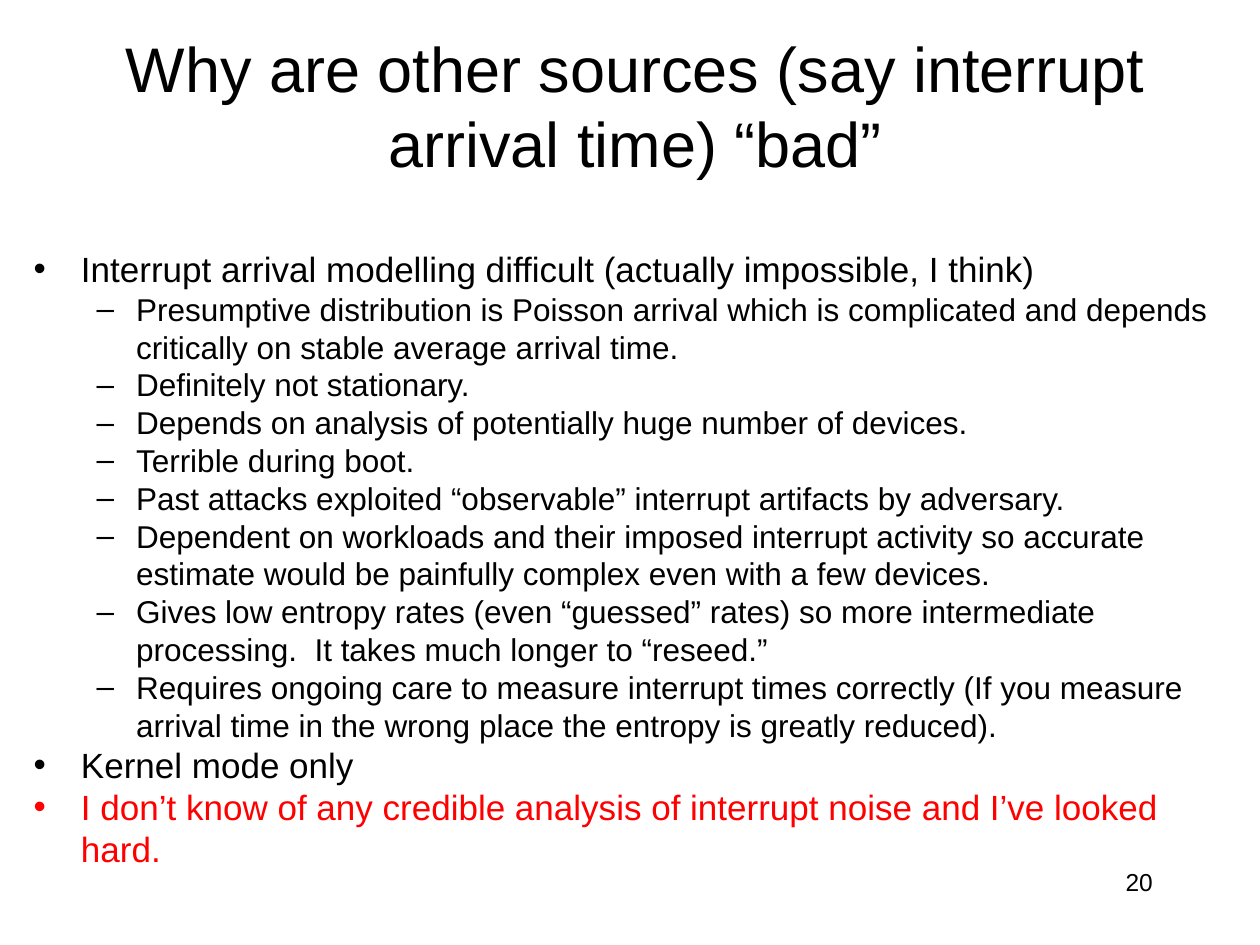
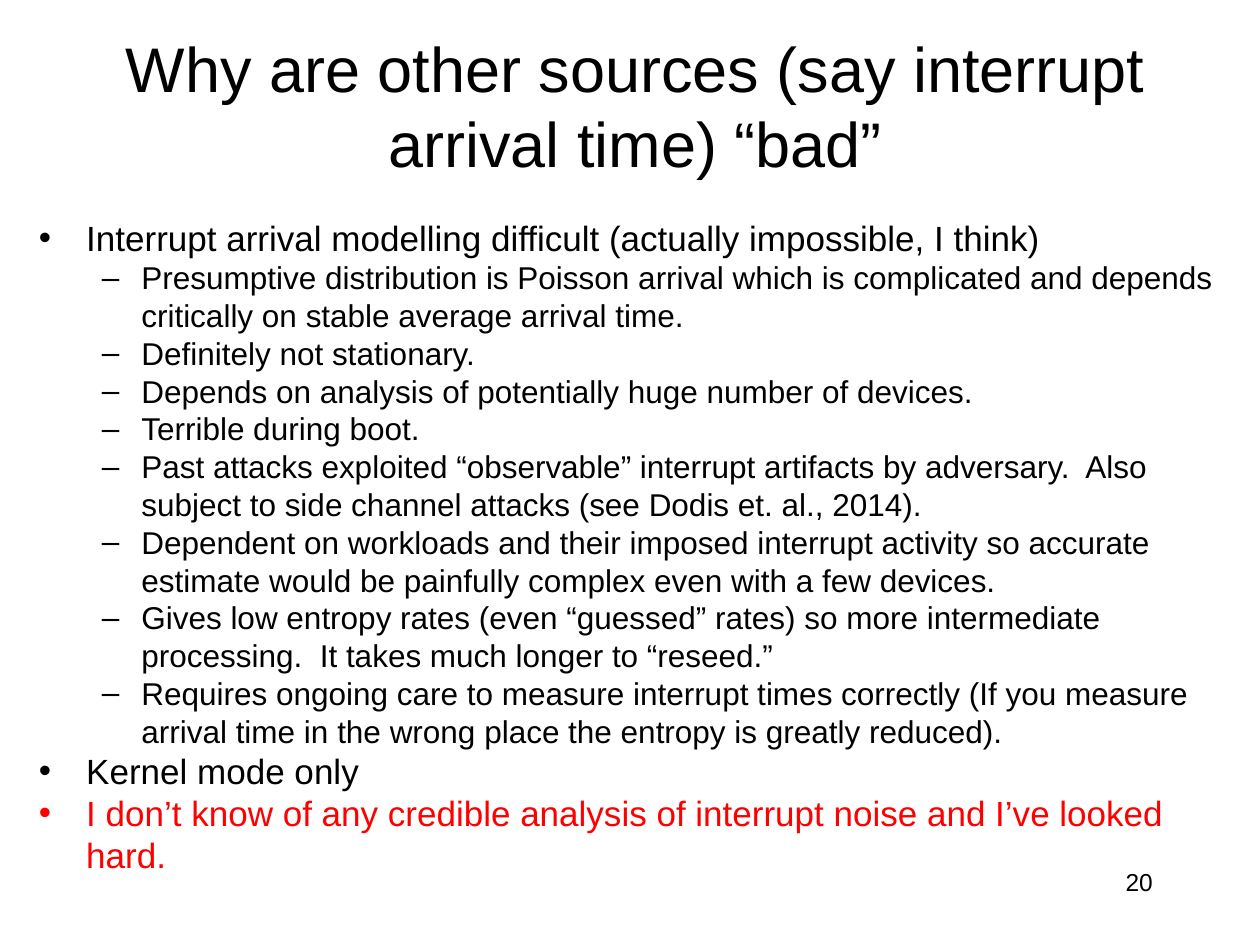
Before and after one commit to jlmucb/class_notes, a slide deck: slide 20 of BerkeleyClass/CS290Spring2013/Lectures/entropy_talk.pptx. Drawn at 1260x945 pixels with LibreOffice and Linux fonts; fonts in the diff are those of the drawing. Boxes give left, top, right and bottom in pixels: in the first picture for what was removed or moved away, otherwise in the second. Text is boxed around its words. In the diff, an @@ line names an element or a change of style, - is before the commit and + after.

```diff
--- a/BerkeleyClass/CS290Spring2013/Lectures/entropy_talk.pptx
+++ b/BerkeleyClass/CS290Spring2013/Lectures/entropy_talk.pptx
@@ text "Interrupt arrival modelling difficult (actually ...": place and size @@
-text "Interrupt arrival modelling difficult (actually ..." at [81,256,1207,863]
+text "Interrupt arrival modelling difficult (actually ..." at [86,225,1212,869]
@@ text at [141,455,1146,522]: text changed @@
-  – Past attacks exploited “observable” interrupt artifacts by adversary.
+  – Past attacks exploited “observable” interrupt artifacts by adversary. Also subject to side channel attacks (see Dodis et. al., 2014).
```
Also in this commit, not shown: 9 other slides changed.
